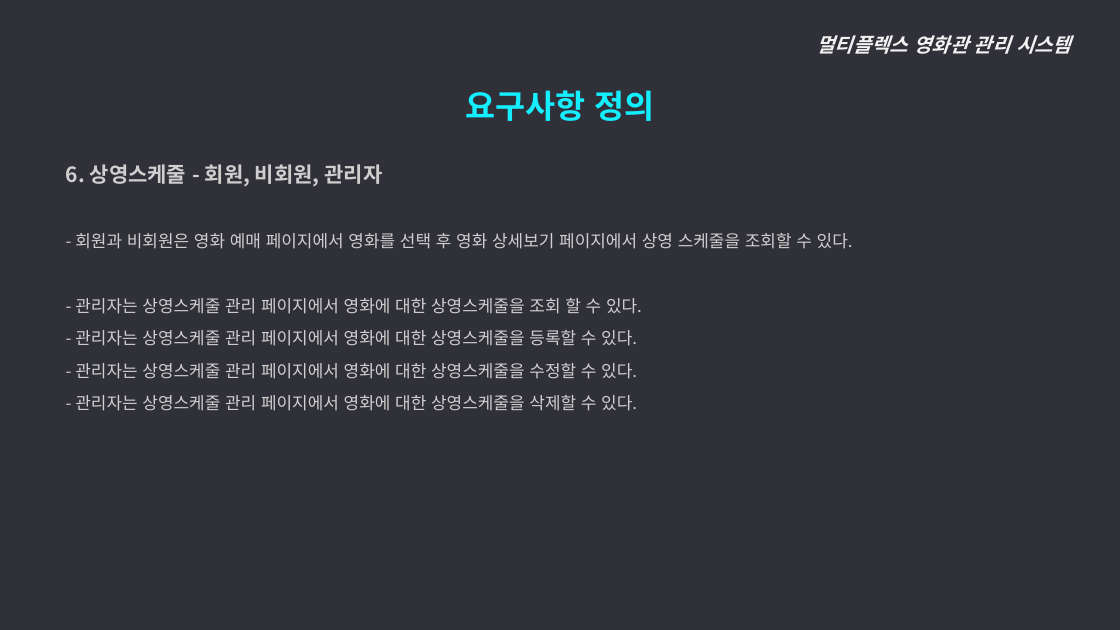
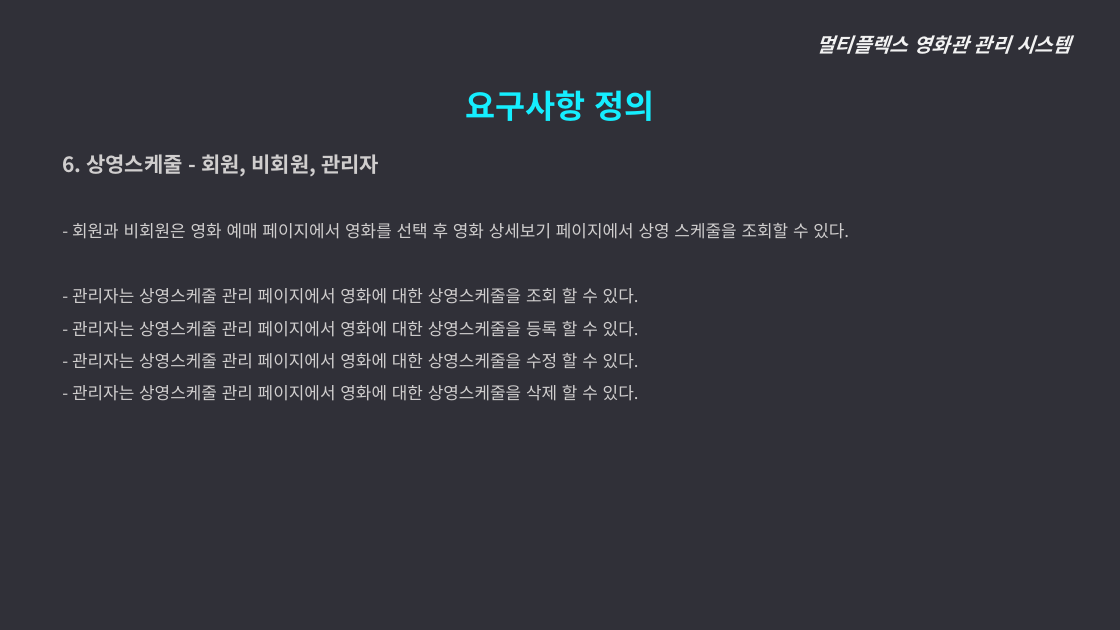
Before and after one commit to ywc-412/MultiplexTeamProject, a slide deck: slide 14 of 2조 시스템개요, 요구사항 정의.pptx. Drawn at 1120x630 pixels with LibreOffice and Linux fonts; fonts in the diff are those of the drawing. Boxes give left, top, right and bottom in pixels: in the first picture for what was removed or moved away, otherwise in the second. Text is boxed around its words. In the diff, an @@ line names an element or a change of style, - is before the commit and + after.

Commit message:
요구사항정의 수정본

```diff
--- a/2조 시스템개요, 요구사항 정의.pptx
+++ b/2조 시스템개요, 요구사항 정의.pptx
@@ text "6. 상영스케줄 - 회원, 비회원, ...": place and size @@
-text "6. 상영스케줄 - 회원, 비회원, ..." at [66,164,853,411]
+text "6. 상영스케줄 - 회원, 비회원, ..." at [62,154,849,401]
@@ text at [72,321,639,401]: spaces changed @@
-  - 관리자는 상영스케줄 관리 페이지에서 영화에 대한 상영스케줄을 등록할 수 있다.
-  - 관리자는 상영스케줄 관리 페이지에서 영화에 대한 상영스케줄을 수정할 수 있다.
-  - 관리자는 상영스케줄 관리 페이지에서 영화에 대한 상영스케줄을 삭제할 수 있다.
+  - 관리자는 상영스케줄 관리 페이지에서 영화에 대한 상영스케줄을 등록 할 수 있다.
+  - 관리자는 상영스케줄 관리 페이지에서 영화에 대한 상영스케줄을 수정 할 수 있다.
+  - 관리자는 상영스케줄 관리 페이지에서 영화에 대한 상영스케줄을 삭제 할 수 있다.
```
Also in this commit, not shown: 7 other slides changed, 5 slides added.
